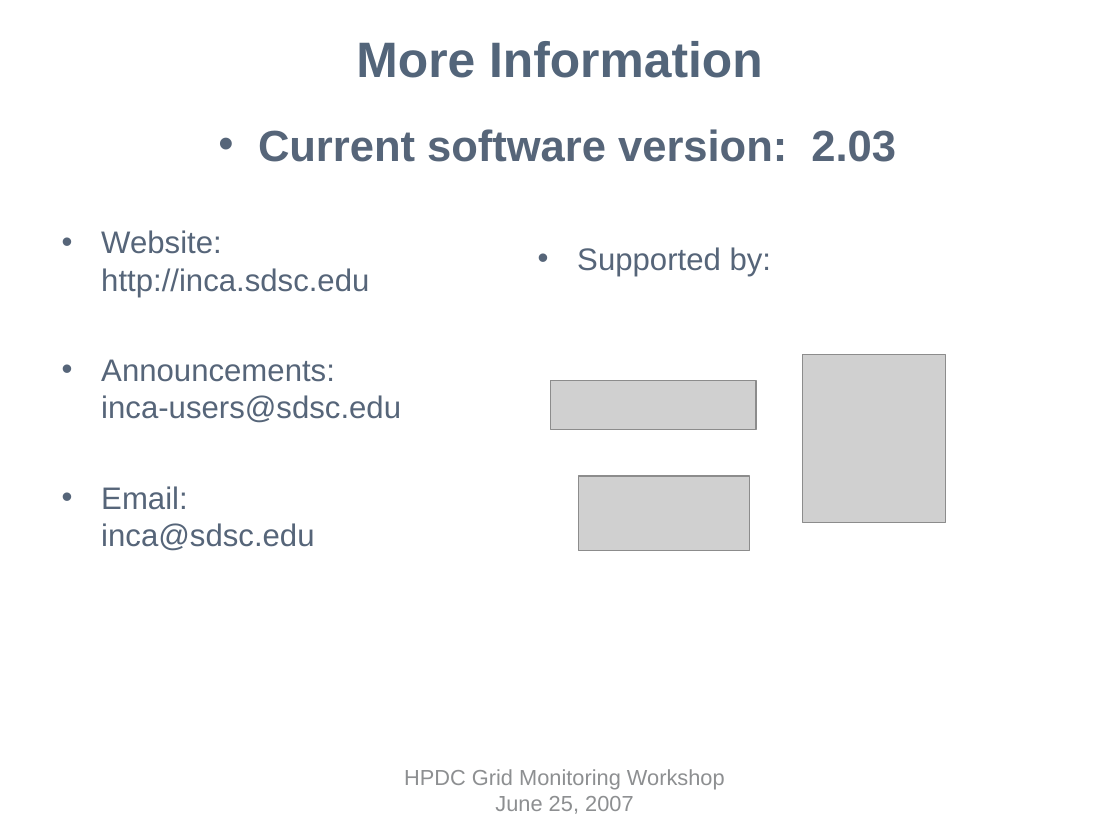
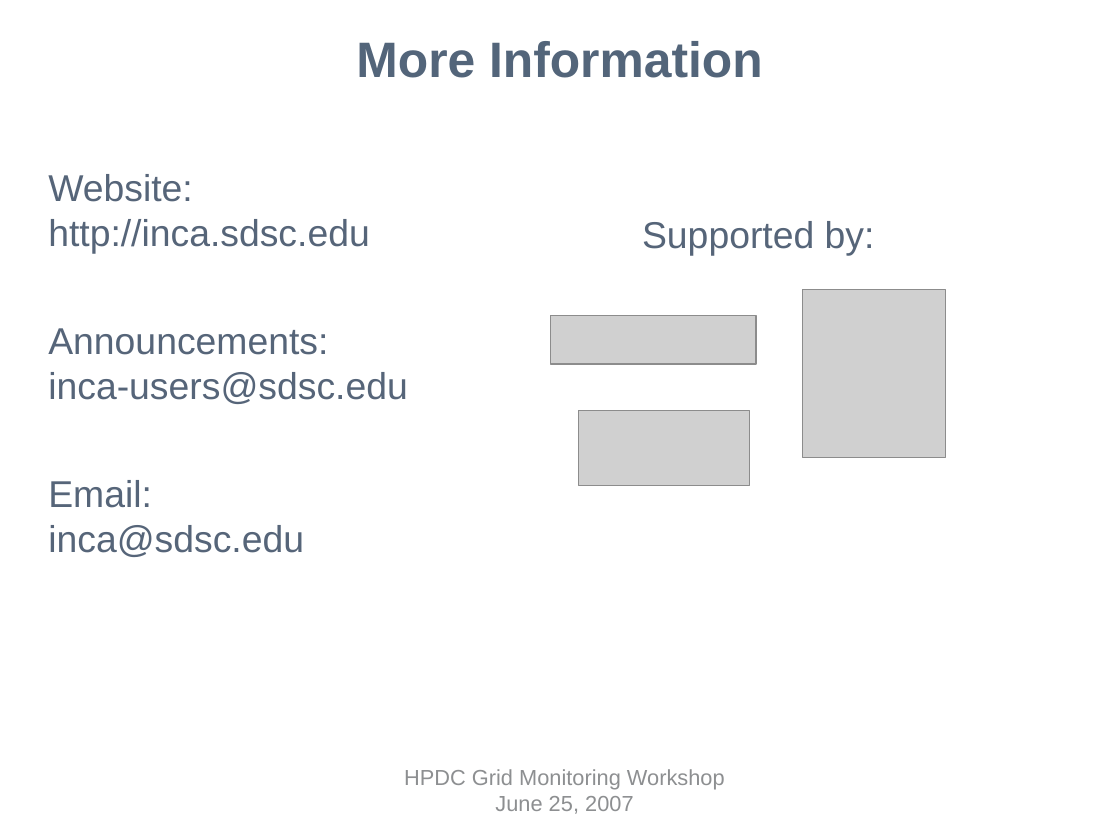
Before and after one commit to IncaProject/inca-xsede, a slide deck: slide 15 of talks/inca-gmw07.ppt (slide 17 before the commit). Drawn at 1120x840 pixels with LibreOffice and Linux fonts; fonts in the diff are those of the drawing; grey boxes stand for pictures; background and template pictures are left out. Boxes give left, top, right and bottom in pixels: in the first picture for what was removed or moved away, otherwise in the second. Text is boxed around its words. In the diff, an @@ line names an element or a change of style, - is before the commit and + after.

```diff
--- a/talks/inca-gmw07.ppt
+++ b/talks/inca-gmw07.ppt
@@ text "Website: http://inca.sdsc.edu" at (48, 174, 408, 557): size 20 to 24 pt; bullet • to none; more space between paragraphs @@
@@ text at (258, 129, 896, 162): paragraph removed @@
-• Current software version: 2.03
@@ text "Supported by:": place and size @@
-text "Supported by:" at (577, 247, 772, 276)
+text "Supported by:" at (642, 221, 875, 256)
@@ text "Supported by:" at (642, 221, 875, 256): size 20 to 24 pt; alignment left to centre; bullet • to none; more space between paragraphs @@
@@ picture: place and size @@
-picture at (803, 355, 945, 523)
+picture at (803, 289, 945, 457)
@@ picture: place and size @@
-picture at (579, 476, 750, 551)
+picture at (551, 315, 756, 364)
@@ picture: place and size @@
-picture at (551, 381, 756, 430)
+picture at (579, 411, 750, 486)
```
Also in this commit, not shown: 9 other slides changed.
